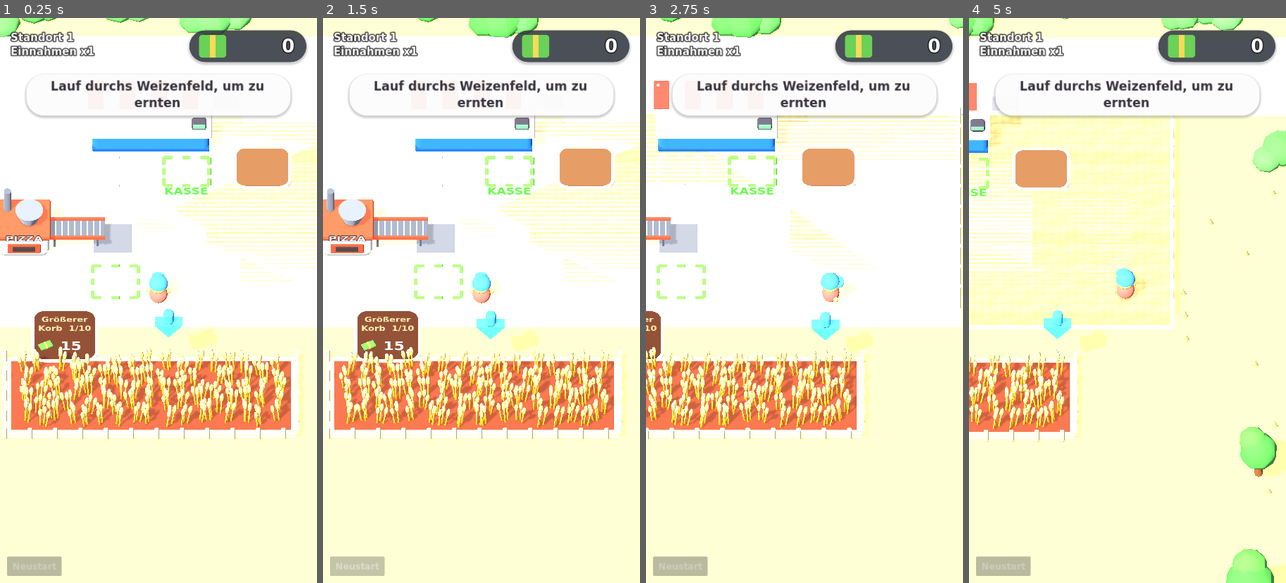
Above: before the commit, frames 1-4 (left to right).
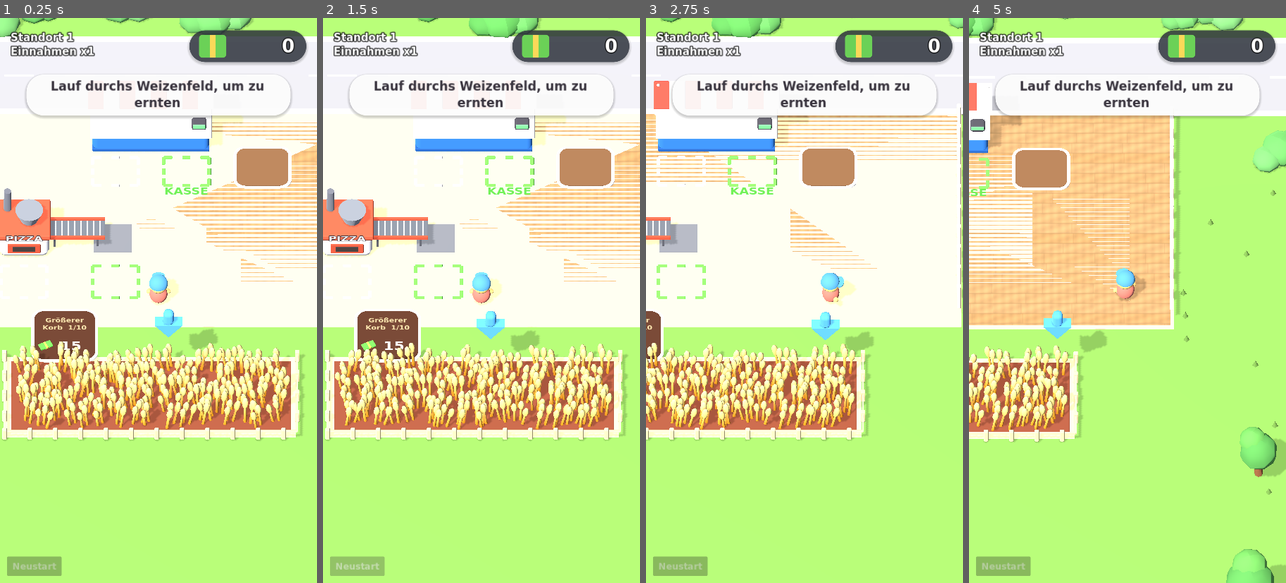
Above: after the commit, the same moments.

Repository: Lukas-sys/Base_Defense_App
Game: Godot game, scene res://scenes/main.tscn
The game is run twice, just before and just after one commit, with the same random seed, the same clock (stepped at 60 frames per second) and the same inputs.
Inputs (mouse positions are in pixels of both pictures, inside the frame that each line leads up to):
- Up to frame 1 (0.25 s): no input
- Up to frame 2 (1.5 s): click "Neustart" at 0.5 s; click "Sicher?" at 1.25 s
- Up to frame 3 (2.75 s): move the mouse to (874, 272) at 2.02 s; hold D from 2.03 s (still down); click (874, 272) at 2.17 s
- Up to frame 4 (5 s): release D at 2.75 s; drag from (1064, 328) to (1111, 413) at 2.77 s; move the mouse to (1159, 176) at 3.52 s; hold D 3.53-4.25 s; drag from (1111, 413) to (1032, 215) at 4.27 s

The runs differ from the first frame. In frame 1, 53% of the frame differs, in the area x 0-100%, y 0-100%; in frame 2, 53%; in frame 3, 52%; in frame 4, 79%.

Commit message:
Licht und Farben abgestimmt (weniger überbelichtet), dichterer Weizen
Co-Authored-By: Claude Opus 5.5 <noreply@anthropic.com>
Claude-Session: https://claude.ai/code/session_01NHrYJuGkAi8Q4UN3cXDN46

Diff:
--- a/scripts/field.gd
+++ b/scripts/field.gd
@@ -71,7 +71,7 @@
 
 func _set_plant(i: int, height: float) -> void:
 	var h := maxf(height, 0.05)
-	var basis := Basis(Vector3.UP, spins[i]).scaled(Vector3(1.0, h, 1.0))
+	var basis := Basis(Vector3.UP, spins[i]).scaled(Vector3(1.5, h * 1.1, 1.5))
 	multimesh.set_instance_transform(i, Transform3D(basis, positions[i] + Vector3(0, 0.02, 0)))
 
 
--- a/scripts/main.gd
+++ b/scripts/main.gd
@@ -472,7 +472,7 @@
 
 # --------------------------------------------------------------- Welt-Aufbau
 
-const GRASS_COLORS := [Color(0.72, 0.86, 0.53), Color(0.86, 0.82, 0.55), Color(0.66, 0.84, 0.74), Color(0.9, 0.76, 0.62)]
+const GRASS_COLORS := [Color(0.5, 0.7, 0.34), Color(0.66, 0.64, 0.36), Color(0.44, 0.66, 0.55), Color(0.7, 0.56, 0.42)]
 
 
 func _build_world() -> void:
@@ -482,17 +482,14 @@
 	env.background_color = grass
 	env.ambient_light_source = Environment.AMBIENT_SOURCE_COLOR
 	env.ambient_light_color = Color(0.95, 0.95, 1.0)
-	env.ambient_light_energy = 0.55
-	env.adjustment_enabled = true
-	env.adjustment_saturation = 1.15
-	env.adjustment_contrast = 1.05
+	env.ambient_light_energy = 0.38
 	var we := WorldEnvironment.new()
 	we.environment = env
 	add_child(we)
 	var sun := DirectionalLight3D.new()
 	sun.rotation_degrees = Vector3(-55, -40, 0)
 	sun.light_color = Color(1.0, 0.97, 0.9)
-	sun.light_energy = 0.95
+	sun.light_energy = 0.8
 	sun.shadow_enabled = true
 	sun.shadow_blur = 1.5
 	sun.shadow_opacity = 0.55
@@ -528,7 +525,7 @@
 	var fp := PlaneMesh.new()
 	fp.size = floor_size
 	floor_mesh.mesh = fp
-	floor_mesh.material_override = Util.textured_mat(Util.plank_texture(), Vector2(floor_size.x / 4.0, floor_size.y / 4.0))
+	floor_mesh.material_override = Util.textured_mat(Util.plank_texture(), Vector2(floor_size.x / 4.0, floor_size.y / 4.0), Color(0.82, 0.8, 0.78))
 	floor_mesh.position = Vector3(0, 0.03, -6.1)
 	add_child(floor_mesh)
 	add_child(Util.box(Vector3(floor_size.x + 0.3, 0.06, floor_size.y + 0.3), Color(0.93, 0.86, 0.68), Vector3(0, 0.0, -6.1), 0.2))
--- a/scripts/pay_tile.gd
+++ b/scripts/pay_tile.gd
@@ -29,7 +29,7 @@
 	bills.position = Vector3(-0.75, 0.08, 0.55)
 	bills.rotation_degrees = Vector3(0, 25, 0)
 	add_child(bills)
-	title_label = Util.floor_label("", 36, Color(1.0, 0.92, 0.7))
+	title_label = Util.floor_label("", 30, Color(1.0, 0.92, 0.7))
 	title_label.position = Vector3(0, 0.08, -0.55)
 	title_label.width = 220
 	title_label.autowrap_mode = TextServer.AUTOWRAP_WORD_SMART
